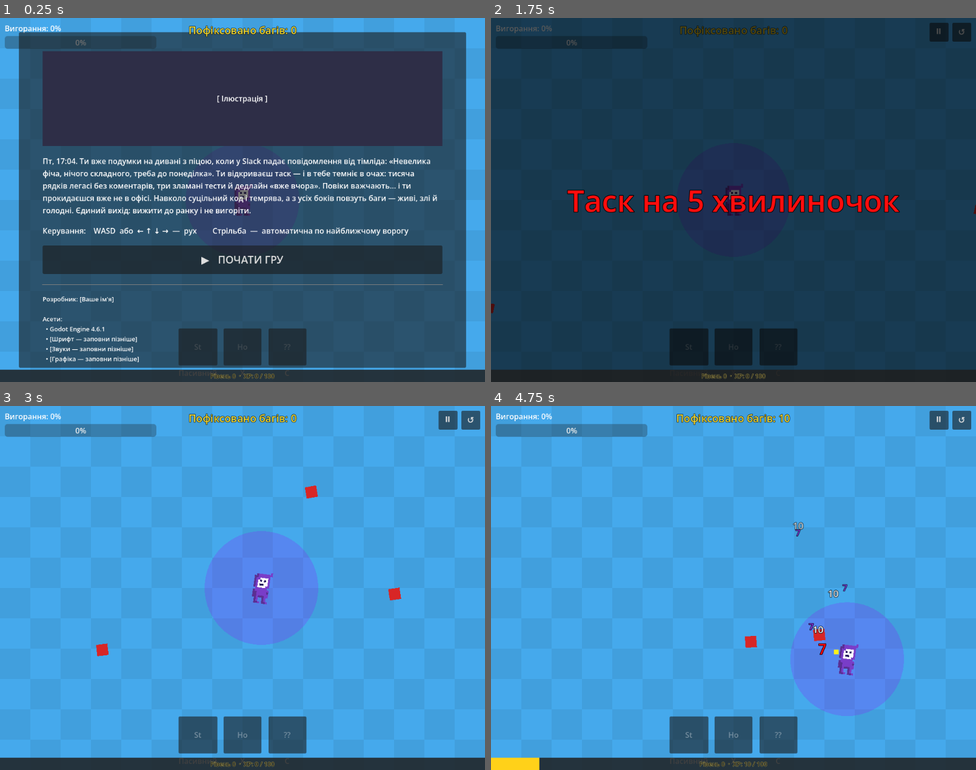
Above: before the commit, frames 1-4 (two rows, left to right).
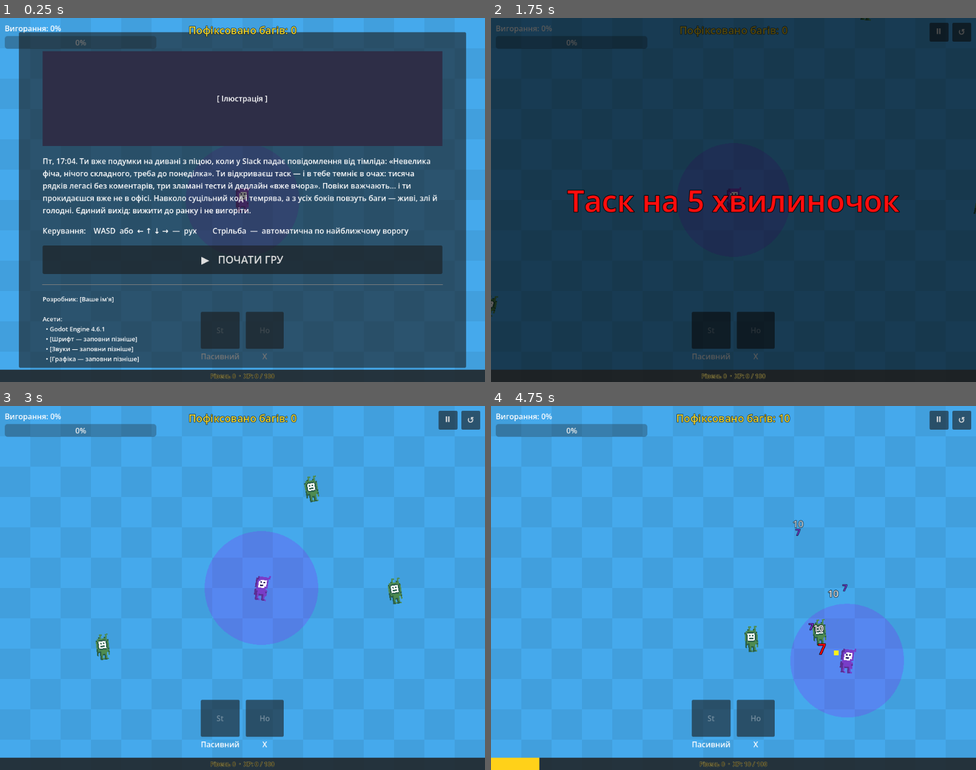
Above: after the commit, the same moments.

Repository: kodlon/DEVvsBUGS
Game: Godot game, scene res://scenes/main.tscn
Same seed, same stepped clock (60 frames per second), same inputs: the game is played once before the commit and once after it. Sound files missing from this copy of the repository are replaced by a short silence.
Inputs (mouse positions are in pixels of both pictures, inside the frame that each line leads up to):
- Up to frame 1 (0.25 s): no input
- Up to frame 2 (1.75 s): click "▶ ПОЧАТИ ГРУ" at 0.5 s; click "⏸" at 1.25 s
- Up to frame 3 (3 s): click "↺" at 2 s; tap Enter at 2.75 s; move the mouse to (349, 569) at 2.77 s; hold Right (ui_right) from 2.78 s (still down); tap C at 2.85 s; click (349, 569) at 2.92 s
- Up to frame 4 (4.75 s): move the mouse to (636, 606) at 3.52 s; release Right (ui_right) at 3.53 s; hold Down (ui_down) 3.53-4.28 s; tap C at 3.6, 4.35 s; move the mouse to (782, 507) at 4.27 s; hold Right (ui_right) from 4.28 s (still down)

The runs differ from the first frame. In frame 1, 2.7% of the frame differs, in the area x 36-64%, y 46-99%; in frame 2, 2.7%; in frame 3, 3.3%; in frame 4, 3.4%, in the area x 36-85%, y 31-99%.

Commit message:
Added art and fixes

Diff:
--- a/config/game_config.gd
+++ b/config/game_config.gd
@@ -63,9 +63,9 @@
 		"burnout_min": 0.0, "burnout_max": 0.0,
 		"color": Color(0.55, 0.05, 0.75),
 		"base_scale": 1.2,
-		"stop_range": 400.0,
-		"fire_delay_min": 1.0,
-		"fire_delay_max": 2.0,
+		"stop_range": 450.0,
+		"fire_delay_min": 0.3,
+		"fire_delay_max": 1.0,
 		"acid_speed_min": 240.0,
 		"acid_speed_max": 320.0,
 		"acid_damage_min": 10.0,
@@ -123,10 +123,10 @@
 	{  # Хвиля 5: "РЕЛІЗНИЙ КРАНЧ" — безкінечна
 		"name": "РЕЛІЗНИЙ КРАНЧ:\nДедлайн був вчора!!!",
 		"duration": -1.0,
-		"spawn_delay_min": 2,
-		"spawn_delay_max": 3,
-		"escalate_interval": 30.0,
-		"escalate_amount": 0.05,
+		"spawn_delay_min": 0.5,
+		"spawn_delay_max": 1,
+		"escalate_interval": 15.0,
+		"escalate_amount": 0.5,
 		"spawn_delay_hardcap": 0.1,
 		"weights": [25, 25, 10, 20, 5],
 	},
--- a/project.godot
+++ b/project.godot
@@ -38,3 +38,11 @@
 renderer/rendering_method="gl_compatibility"
 renderer/rendering_method.mobile="gl_compatibility"
 textures/vram_compression/import_etc2_astc=true
+
+[input]
+
+skill_dodge={
+"deadzone": 0.5,
+"events": [Object(InputEventKey,"resource_local_to_scene":false,"resource_name":"","device":-1,"window_id":0,"alt_pressed":false,"shift_pressed":false,"ctrl_pressed":false,"meta_pressed":false,"pressed":false,"keycode":0,"physical_keycode":88,"key_label":0,"unicode":120,"location":0,"echo":false,"script":null)
+]
+}
--- a/scenes/enemy.tscn
+++ /dev/null
@@ -1,18 +0,0 @@
-[gd_scene format=3 uid="uid://cky7wqgyjdnra"]
-
-[ext_resource type="Script" uid="uid://jeo481v2mah2" path="res://scripts/enemy.gd" id="1"]
-
-[sub_resource type="RectangleShape2D" id="Rect_1"]
-size = Vector2(24, 24)
-
-[node name="Enemy" type="CharacterBody2D" unique_id=1036841801]
-collision_layer = 2
-collision_mask = 0
-script = ExtResource("1")
-
-[node name="CollisionShape2D" type="CollisionShape2D" parent="." unique_id=2079970450]
-shape = SubResource("Rect_1")
-
-[node name="Visual" type="Polygon2D" parent="." unique_id=503041389]
-color = Color(0.9, 0.1, 0.1, 1)
-polygon = PackedVector2Array(-12, -12, 12, -12, 12, 12, -12, 12)
--- /dev/null
+++ b/scenes/enemy_default.tscn
@@ -0,0 +1,21 @@
+[gd_scene format=3 uid="uid://cscjlsfdudg0c"]
+
+[ext_resource type="Script" uid="uid://jeo481v2mah2" path="res://scripts/enemy.gd" id="1"]
+[ext_resource type="Texture2D" uid="uid://b3sbnay4cn45e" path="res://sprites/EnemyDefault.png" id="2"]
+
+[sub_resource type="RectangleShape2D" id="RectangleShape2D_1"]
+size = Vector2(26, 47)
+
+[node name="Enemy" type="CharacterBody2D" unique_id=545331523]
+collision_layer = 2
+collision_mask = 0
+script = ExtResource("1")
+
+[node name="CollisionShape2D" type="CollisionShape2D" parent="." unique_id=1383129659]
+position = Vector2(1, -2.5)
+shape = SubResource("RectangleShape2D_1")
+
+[node name="Visual" type="Sprite2D" parent="." unique_id=1624779824]
+texture_filter = 1
+scale = Vector2(3, 3)
+texture = ExtResource("2")
--- /dev/null
+++ b/scenes/enemy_fast.tscn
@@ -0,0 +1,21 @@
+[gd_scene format=3 uid="uid://6iaovjrgp1wl"]
+
+[ext_resource type="Script" uid="uid://jeo481v2mah2" path="res://scripts/enemy.gd" id="1"]
+[ext_resource type="Texture2D" uid="uid://c1w3cnvju8kn3" path="res://sprites/EnemySpeed.png" id="2"]
+
+[sub_resource type="RectangleShape2D" id="RectangleShape2D_1"]
+size = Vector2(31, 45)
+
+[node name="Enemy" type="CharacterBody2D" unique_id=2007155309]
+collision_layer = 2
+collision_mask = 0
+script = ExtResource("1")
+
+[node name="CollisionShape2D" type="CollisionShape2D" parent="." unique_id=1997915497]
+position = Vector2(-1.5, -1.5)
+shape = SubResource("RectangleShape2D_1")
+
+[node name="Visual" type="Sprite2D" parent="." unique_id=302216202]
+texture_filter = 1
+scale = Vector2(3.5, 3.5)
+texture = ExtResource("2")
--- /dev/null
+++ b/scenes/enemy_heal.tscn
@@ -0,0 +1,21 @@
+[gd_scene format=3 uid="uid://c5gf1d8dq4rr4"]
+
+[ext_resource type="Script" uid="uid://jeo481v2mah2" path="res://scripts/enemy.gd" id="1"]
+[ext_resource type="Texture2D" uid="uid://brdu7no7k0hiv" path="res://sprites/EnemyHeal.png" id="2"]
+
+[sub_resource type="RectangleShape2D" id="RectangleShape2D_1"]
+size = Vector2(33, 45)
+
+[node name="Enemy" type="CharacterBody2D" unique_id=1991888286]
+collision_layer = 2
+collision_mask = 0
+script = ExtResource("1")
+
+[node name="CollisionShape2D" type="CollisionShape2D" parent="." unique_id=587535187]
+position = Vector2(1.5, -1.5)
+shape = SubResource("RectangleShape2D_1")
+
+[node name="Visual" type="Sprite2D" parent="." unique_id=743436264]
+texture_filter = 1
+scale = Vector2(3, 3)
+texture = ExtResource("2")
--- /dev/null
+++ b/scenes/enemy_tank.tscn
@@ -0,0 +1,21 @@
+[gd_scene format=3 uid="uid://djpe4krnd0380"]
+
+[ext_resource type="Script" uid="uid://jeo481v2mah2" path="res://scripts/enemy.gd" id="1"]
+[ext_resource type="Texture2D" uid="uid://cmulaeof6vl1i" path="res://sprites/EnemyTank.png" id="2"]
+
+[sub_resource type="RectangleShape2D" id="RectangleShape2D_1"]
+size = Vector2(87, 53)
+
+[node name="Enemy" type="CharacterBody2D" unique_id=216245078]
+collision_layer = 2
+collision_mask = 0
+script = ExtResource("1")
+
+[node name="CollisionShape2D" type="CollisionShape2D" parent="." unique_id=1841277897]
+position = Vector2(-1.5, -0.5)
+shape = SubResource("RectangleShape2D_1")
+
+[node name="Visual" type="Sprite2D" parent="." unique_id=281119460]
+texture_filter = 1
+scale = Vector2(3, 3)
+texture = ExtResource("2")
--- /dev/null
+++ b/scenes/enemy_turret.tscn
@@ -0,0 +1,21 @@
+[gd_scene format=3 uid="uid://cur3uitl2qrxw"]
+
+[ext_resource type="Script" uid="uid://jeo481v2mah2" path="res://scripts/enemy.gd" id="1"]
+[ext_resource type="Texture2D" uid="uid://bohdcl1lhsr1o" path="res://sprites/EnemyTurret.png" id="2"]
+
+[sub_resource type="RectangleShape2D" id="RectangleShape2D_1"]
+size = Vector2(24, 44)
+
+[node name="Enemy" type="CharacterBody2D" unique_id=190774901]
+collision_layer = 2
+collision_mask = 0
+script = ExtResource("1")
+
+[node name="CollisionShape2D" type="CollisionShape2D" parent="." unique_id=201652872]
+position = Vector2(0, -1)
+shape = SubResource("RectangleShape2D_1")
+
+[node name="Visual" type="Sprite2D" parent="." unique_id=826602647]
+texture_filter = 1
+scale = Vector2(3, 3)
+texture = ExtResource("2")
--- a/scenes/health_pickup.tscn
+++ b/scenes/health_pickup.tscn
@@ -1,18 +1,21 @@
-[gd_scene load_steps=4 format=3]
+[gd_scene format=3 uid="uid://70cjylwqujvl"]
 
-[ext_resource type="Script" path="res://scripts/health_pickup.gd" id="1"]
+[ext_resource type="Script" uid="uid://wn8kfbubrfwh" path="res://scripts/health_pickup.gd" id="1"]
+[ext_resource type="Texture2D" uid="uid://c7w8412hhem1c" path="res://sprites/Heal.png" id="2_3p6mu"]
 
 [sub_resource type="CircleShape2D" id="Circle_1"]
-radius = 8.0
+radius = 11.0
 
-[node name="HealthPickup" type="Area2D"]
+[node name="HealthPickup" type="Area2D" unique_id=2001310994]
 collision_layer = 16
-collision_mask = 1
 script = ExtResource("1")
 
-[node name="CollisionShape2D" type="CollisionShape2D" parent="."]
+[node name="CollisionShape2D" type="CollisionShape2D" parent="." unique_id=247550902]
 shape = SubResource("Circle_1")
 
-[node name="Visual" type="Polygon2D" parent="."]
+[node name="Visual" type="Polygon2D" parent="." unique_id=1912887277]
+texture_filter = 1
+scale = Vector2(2, 2)
+texture = ExtResource("2_3p6mu")
+texture_offset = Vector2(16, 16)
 polygon = PackedVector2Array(-8, -8, 8, -8, 8, 8, -8, 8)
-color = Color(0.95, 0.75, 0.1, 1)
--- a/scenes/main.tscn
+++ b/scenes/main.tscn
@@ -120,9 +120,9 @@
 
 [node name="SkillBar" type="HBoxContainer" parent="UI" unique_id=444555666]
 offset_left = 362.0
-offset_top = 655.0
+offset_top = 619.98
 offset_right = 662.0
-offset_bottom = 758.0
+offset_bottom = 724.98
 theme_override_constants/separation = 15
 alignment = 1
 
@@ -130,9 +130,6 @@
 layout_mode = 2
 
 [node name="ActiveSlot1" parent="UI/SkillBar" unique_id=785878421 instance=ExtResource("4")]
-layout_mode = 2
-
-[node name="ActiveSlot2" parent="UI/SkillBar" unique_id=1779959346 instance=ExtResource("4")]
 layout_mode = 2
 
 [node name="GameOverPanel" type="Panel" parent="UI" unique_id=689915924]
--- a/scenes/player.tscn
+++ b/scenes/player.tscn
@@ -4,19 +4,19 @@
 [ext_resource type="Texture2D" uid="uid://5pcrqv441d3e" path="res://sprites/Sprite-0002.png" id="2_g2els"]
 
 [sub_resource type="RectangleShape2D" id="Rect_1"]
-size = Vector2(30, 53)
+size = Vector2(25, 44)
 
 [node name="Player" type="CharacterBody2D" unique_id=1589765314]
 collision_mask = 2
 script = ExtResource("1")
 
 [node name="CollisionShape2D" type="CollisionShape2D" parent="." unique_id=1687037461]
-position = Vector2(0, -2.5)
+position = Vector2(-0.5, -1)
 shape = SubResource("Rect_1")
 
 [node name="Visual" type="Polygon2D" parent="." unique_id=1539509940]
 texture_filter = 1
-scale = Vector2(2.5, 2.5)
+scale = Vector2(2, 2)
 texture = ExtResource("2_g2els")
 texture_offset = Vector2(26.975, 25.26)
 texture_scale = Vector2(0.6, 0.6)
--- a/scripts/enemy.gd
+++ b/scripts/enemy.gd
@@ -62,7 +62,7 @@
 	_base_scale     = cfg.base_scale
 
 	scale = Vector2.ZERO
-	$Visual.color = cfg.color
+	$Visual.modulate = Color.WHITE
 
 	match type:
 		TYPE_NORMAL:
@@ -232,11 +232,10 @@
 	AudioManager.play_enemy_hit()
 
 	# Hit Flash
-	var original_color = GameConfig.ENEMY_CONFIG[enemy_type].color
 	var tween = create_tween()
-	$Visual.color = Color.RED
+	$Visual.modulate = Color.RED
 	tween.tween_interval(0.08)
-	tween.tween_property($Visual, "color", original_color, 0.0)
+	tween.tween_property($Visual, "modulate", Color.WHITE, 0.0)
 
 	# Knockback
 	if hit_dir != Vector2.ZERO:
--- a/scripts/main.gd
+++ b/scripts/main.gd
@@ -47,7 +47,6 @@
 	# Skill slots UI
 	$UI/SkillBar/PassiveSlot.setup(player.passive_skill, "Пасивний")
 	$UI/SkillBar/ActiveSlot1.setup(player.active_skill_1, "X")
-	$UI/SkillBar/ActiveSlot2.setup(player.active_skill_2, "C")
 
 	_start_button.pressed.connect(_on_start_pressed)
 	_pause_button.pressed.connect(_on_pause_pressed)
--- a/scripts/player.gd
+++ b/scripts/player.gd
@@ -64,11 +64,12 @@
 	passive_skill.apply(self)
 
 func _input(event: InputEvent) -> void:
+	if Input.is_action_just_pressed("skill_dodge"):
+		if active_skill_1:
+			active_skill_1.activate(self)
+
 	if event is InputEventKey and event.pressed and not event.echo:
 		match event.keycode:
-			KEY_X:
-				if active_skill_1:
-					active_skill_1.activate(self)
 			KEY_C:
 				if active_skill_2:
 					active_skill_2.activate(self)
--- a/scripts/spawner.gd
+++ b/scripts/spawner.gd
@@ -4,7 +4,13 @@
 
 const MARGIN := 50.0
 
-var _enemy_scene: PackedScene = preload("res://scenes/enemy.tscn")
+var _enemy_scenes: Array[PackedScene] = [
+	preload("res://scenes/enemy_default.tscn"), # TYPE_NORMAL
+	preload("res://scenes/enemy_fast.tscn"),    # TYPE_FAST
+	preload("res://scenes/enemy_tank.tscn"),    # TYPE_TANK
+	preload("res://scenes/enemy_turret.tscn"),  # TYPE_TURRET
+	preload("res://scenes/enemy_heal.tscn")     # TYPE_COFFEE
+]
 var _offset: Vector2
 
 # Стан хвиль
@@ -91,7 +97,7 @@
 
 func _spawn_enemy() -> void:
 	var type: int = _pick_enemy_type()
-	var enemy: Enemy = _enemy_scene.instantiate() as Enemy
+	var enemy: Enemy = _enemy_scenes[type].instantiate() as Enemy
 
 	# Налаштовуємо до add_child, щоб не було flash дефолтного вигляду
 	enemy.setup(type)
Not shown, removed: TASK.txt
Not shown: 1 places in scenes/main.tscn that only renumber resources
Binary file changed: sprites/EnemyDefault.aseprite
Binary file added: sprites/EnemyDefault.png
Not shown, added: sprites/EnemyDefault.png.import
Binary file changed: sprites/EnemyHeal.aseprite
Binary file added: sprites/EnemyHeal.png
Not shown, added: sprites/EnemyHeal.png.import
Binary file changed: sprites/EnemySpeed.aseprite
Binary file added: sprites/EnemySpeed.png
Not shown, added: sprites/EnemySpeed.png.import
Binary file changed: sprites/EnemyTank.aseprite
(and 8 more such lines)
